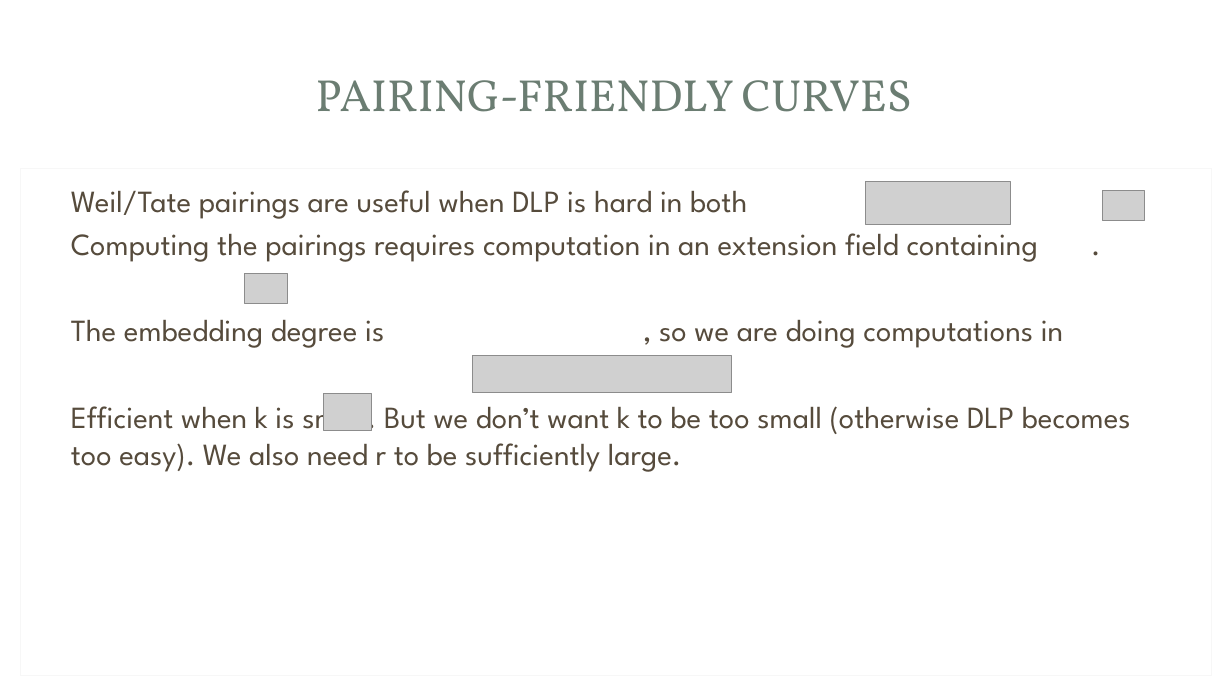
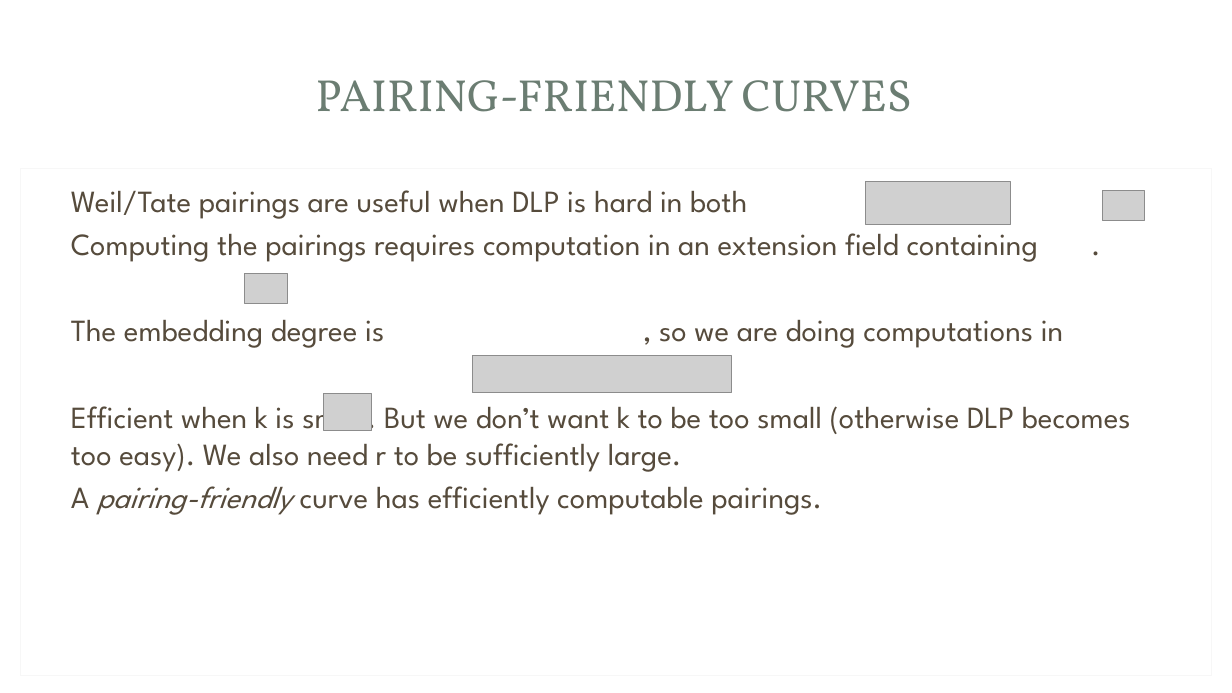
Before and after one commit to Srizzle/CS276-Project-Writeup, a slide deck: slide 6 of Presentation.ppt.pptx. Drawn at 1232x693 pixels with LibreOffice and Linux fonts; fonts in the diff are those of the drawing; grey boxes stand for pictures; background and template pictures are left out. Boxes give left, top, right and bottom in pixels: in the first picture for what was removed or moved away, otherwise in the second. Text is boxed around its words. In the diff, an @@ line names an element or a change of style, - is before the commit and + after.

Commit message:
updated presentation

```diff
--- a/Presentation.ppt.pptx
+++ b/Presentation.ppt.pptx
@@ text at bbox=[71, 486, 822, 515]: paragraph added @@
+A pairing-friendly curve has efficiently computable pairings.
```
